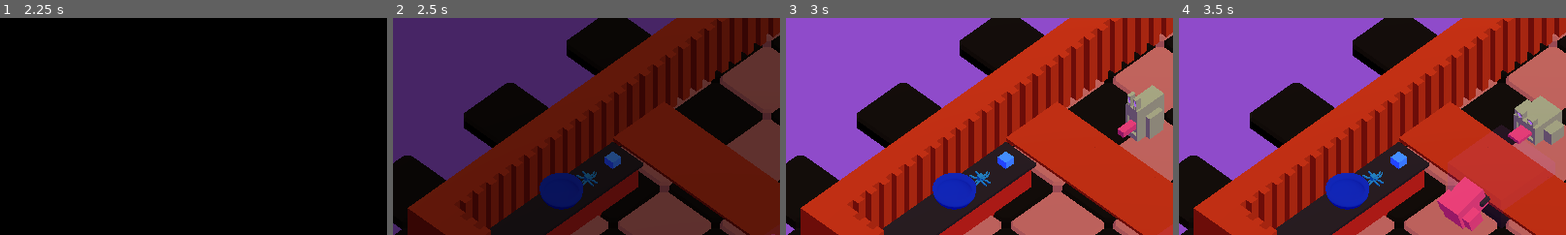
Above: before the commit, frames 1-4 (left to right).
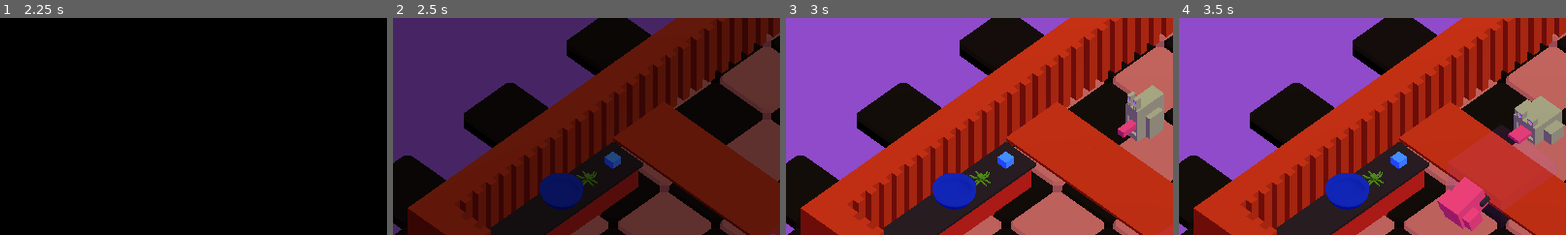
Above: after the commit, the same moments.

Repository: Wisteria-W/frog_liquor
Game: Godot game, scene res://Scenes/scene_splash.tscn
The game is run twice, just before and just after one commit, with the same random seed, the same clock (stepped at 60 frames per second) and the same inputs.
Inputs:
- Up to frame 1 (2.25 s): tap Enter at 0.5, 2 s; hold D (Right) 0.53-1.28 s; hold R (AddCutsomer) 0.53-1.28 s; tap Space at 1.25 s; hold S (Down) 1.28-2.03 s; tap F (Interaction) at 1.35 s; hold D (Right) from 2.03 s (still down); hold T (RemoveCustomer) from 2.03 s (still down)
- Up to frame 2 (2.5 s): keep holding D (Right); keep holding T (RemoveCustomer)
- Up to frame 3 (3 s): release D (Right) at 2.78 s; release T (RemoveCustomer) at 2.78 s; hold W (Up) from 2.78 s (still down); tap R (AddCutsomer) at 2.85 s
- Up to frame 4 (3.5 s): keep holding W (Up)
The pictures show only the part of the screen within x 8-58%, y 0-50%; the shares and areas given below are measured in that part.

Frame 1 is identical in both runs. In frame 2, 0.2% of the frame differs, in the area x 47-53%, y 70-78%; in frame 3, 0.2%; in frame 4, 0.2%.

Commit message:
[CHANGE] Bug colors

Diff:
--- a/Project/Prefabs/Ingridients/Ingridient_01.tscn
+++ b/Project/Prefabs/Ingridients/Ingridient_01.tscn
@@ -3,7 +3,7 @@
 [ext_resource type="ArrayMesh" uid="uid://dwaaannx7h8nw" path="res://Mesh/bug5.obj" id="1_pjrvx"]
 
 [sub_resource type="StandardMaterial3D" id="StandardMaterial3D_irfa8"]
-albedo_color = Color(0.063, 0.5733, 0.63, 1)
+albedo_color = Color(0.24255, 0.63, 0.063, 1)
 
 [node name="Ingridient" type="Node3D"]
 
--- a/Project/Prefabs/Ingridients/Ingridient_02.tscn
+++ b/Project/Prefabs/Ingridients/Ingridient_02.tscn
@@ -3,7 +3,7 @@
 [ext_resource type="ArrayMesh" uid="uid://1doet68e72ad" path="res://Mesh/bug3.obj" id="1_f3yav"]
 
 [sub_resource type="StandardMaterial3D" id="StandardMaterial3D_gvwem"]
-albedo_color = Color(0.63, 0.39375, 0.063, 1)
+albedo_color = Color(0.8, 0, 0.266667, 1)
 
 [node name="Ingridient" type="Node3D"]
 
